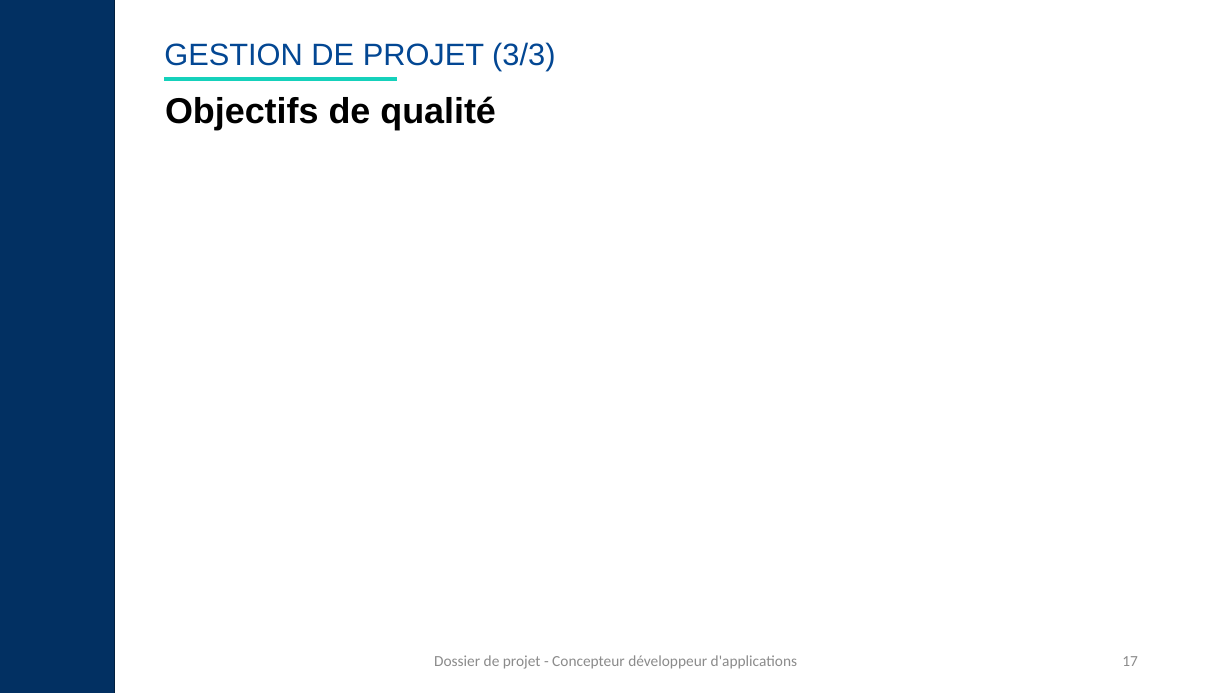
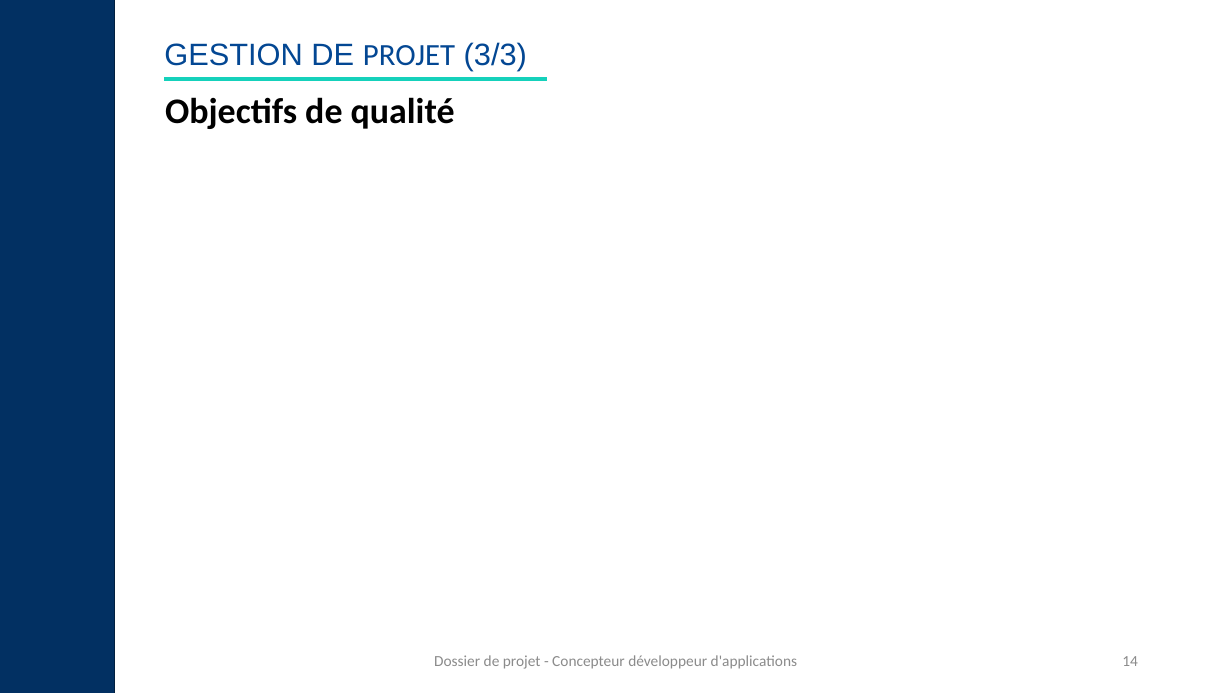
Before and after one commit to manelbenali06/BWM, a slide deck: slide 14 of back-end/docs/Réferentiels/Support-de-présentation-CDA-Modèle-à-compléter-nei8fp.pptx (slide 17 before the commit). Drawn at 1232x693 pixels with LibreOffice and Linux fonts; fonts in the diff are those of the drawing. Boxes give left, top, right and bottom in pixels: in the first picture for what was removed or moved away, otherwise in the second. Text is boxed around its words. In the diff, an @@ line names an element or a change of style, - is before the commit and + after.

```diff
--- a/back-end/docs/Réferentiels/Support-de-présentation-CDA-Modèle-à-compléter-nei8fp.pptx
+++ b/back-end/docs/Réferentiels/Support-de-présentation-CDA-Modèle-à-compléter-nei8fp.pptx
@@ title "GESTION DE PROJET (3/3)" at box(164, 42, 527, 71): font Arial to Calibri in "PROJET" @@
@@ text "Objectifs de qualité" at box(165, 97, 455, 129): font Arial to Calibri @@
@@ line moved from (165, 79) - (397, 79) to (165, 79) - (548, 79) @@
@@ page number at box(1122, 656, 1138, 666): text changed @@
-17
+14
```
Also in this commit, not shown: 19 other slides changed, 22 slides added, 8 other files.
